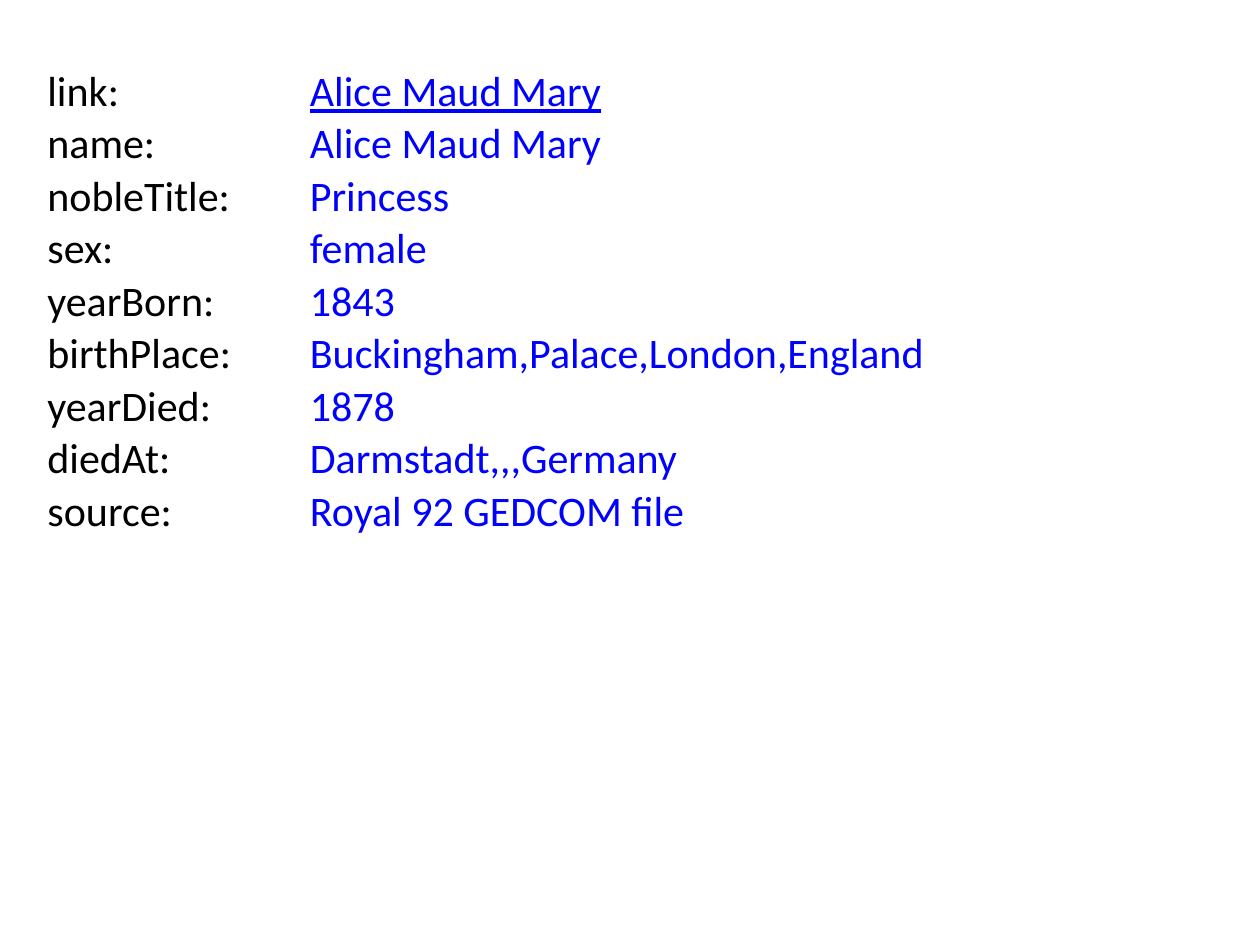
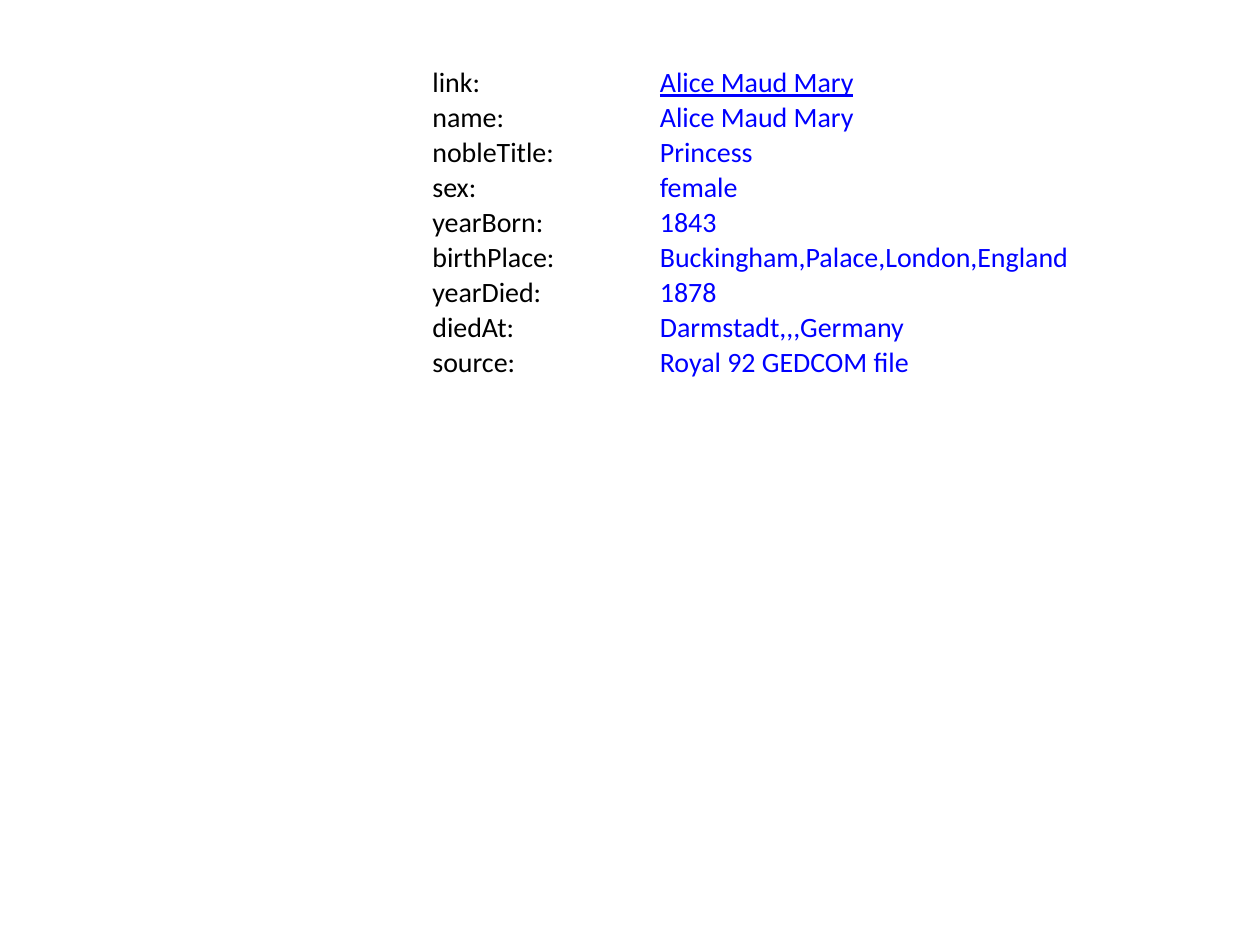
Before and after one commit to BITPlan/com.bitplan.simplegraph, a slide deck: slide 4 of QueenVictoriaRoyal92.pptx. Drawn at 1260x945 pixels with LibreOffice and Linux fonts; fonts in the diff are those of the drawing. Boxes give left, top, right and bottom in pixels: in the first picture for what was removed or moved away, otherwise in the second. Text is boxed around its words. In the diff, an @@ line names an element or a change of style, - is before the commit and + after.

```diff
--- a/QueenVictoriaRoyal92.pptx
+++ b/QueenVictoriaRoyal92.pptx
@@ text "link:": place and size @@
-text "link:" at box(47, 76, 119, 107)
+text "link:" at box(432, 72, 480, 92)
@@ text "Alice Maud Mary": place and size @@
-text "Alice Maud Mary" at box(310, 128, 601, 165)
+text "Alice Maud Mary" at box(660, 107, 854, 132)
@@ text "name:": place and size @@
-text "name:" at box(47, 137, 155, 159)
+text "name:" at box(432, 113, 504, 127)
@@ text "Alice Maud Mary": place and size @@
-text "Alice Maud Mary" at box(310, 76, 601, 113)
+text "Alice Maud Mary" at box(660, 72, 854, 97)
@@ text "nobleTitle:": place and size @@
-text "nobleTitle:" at box(47, 181, 230, 212)
+text "nobleTitle:" at box(432, 142, 553, 163)
@@ text "Princess": place and size @@
-text "Princess" at box(310, 182, 449, 212)
+text "Princess" at box(660, 142, 753, 163)
@@ text "sex:": place and size @@
-text "sex:" at box(47, 242, 113, 264)
+text "sex:" at box(432, 183, 476, 198)
@@ text "female": place and size @@
-text "female" at box(310, 233, 427, 264)
+text "female" at box(660, 177, 738, 198)
@@ text "yearBorn:": place and size @@
-text "yearBorn:" at box(47, 289, 214, 323)
+text "yearBorn:" at box(432, 214, 543, 237)
@@ text "1843": place and size @@
-text "1843" at box(310, 287, 395, 317)
+text "1843" at box(660, 213, 717, 233)
@@ text "birthPlace:": place and size @@
-text "birthPlace:" at box(47, 338, 231, 369)
+text "birthPlace:" at box(432, 247, 554, 268)
@@ text "Buckingham,Palace,London,England": place and size @@
-text "Buckingham,Palace,London,England" at box(310, 338, 924, 376)
+text "Buckingham,Palace,London,England" at box(660, 247, 1068, 272)
@@ text "yearDied:": place and size @@
-text "yearDied:" at box(47, 391, 211, 428)
+text "yearDied:" at box(432, 282, 541, 307)
@@ text "1878": place and size @@
-text "1878" at box(310, 392, 395, 422)
+text "1878" at box(660, 283, 717, 303)
@@ text "diedAt:": place and size @@
-text "diedAt:" at box(47, 443, 170, 474)
+text "diedAt:" at box(432, 317, 514, 338)
@@ text "Darmstadt,,,Germany": place and size @@
-text "Darmstadt,,,Germany" at box(310, 443, 677, 480)
+text "Darmstadt,,,Germany" at box(660, 317, 904, 342)
@@ text "source:": place and size @@
-text "source:" at box(47, 505, 171, 527)
+text "source:" at box(432, 358, 515, 373)
@@ size 24 to 16 pt in 18 elements at box(660, 107, 854, 132), box(660, 72, 854, 97), box(660, 142, 753, 163), box(660, 177, 738, 198), box(432, 72, 480, 92), box(432, 113, 504, 127), box(432, 142, 553, 163), box(432, 183, 476, 198), box(432, 214, 543, 237), box(660, 213, 717, 233), box(432, 247, 554, 268), box(660, 247, 1068, 272), box(432, 282, 541, 307), box(660, 283, 717, 303), box(432, 317, 514, 338), box(660, 317, 904, 342), box(432, 358, 515, 373), box(660, 352, 909, 377) @@
@@ text "Royal 92 GEDCOM file": place and size @@
-text "Royal 92 GEDCOM file" at box(310, 496, 684, 533)
+text "Royal 92 GEDCOM file" at box(660, 352, 909, 377)
```
Also in this commit, not shown: 9 other slides changed, 7 other files.
